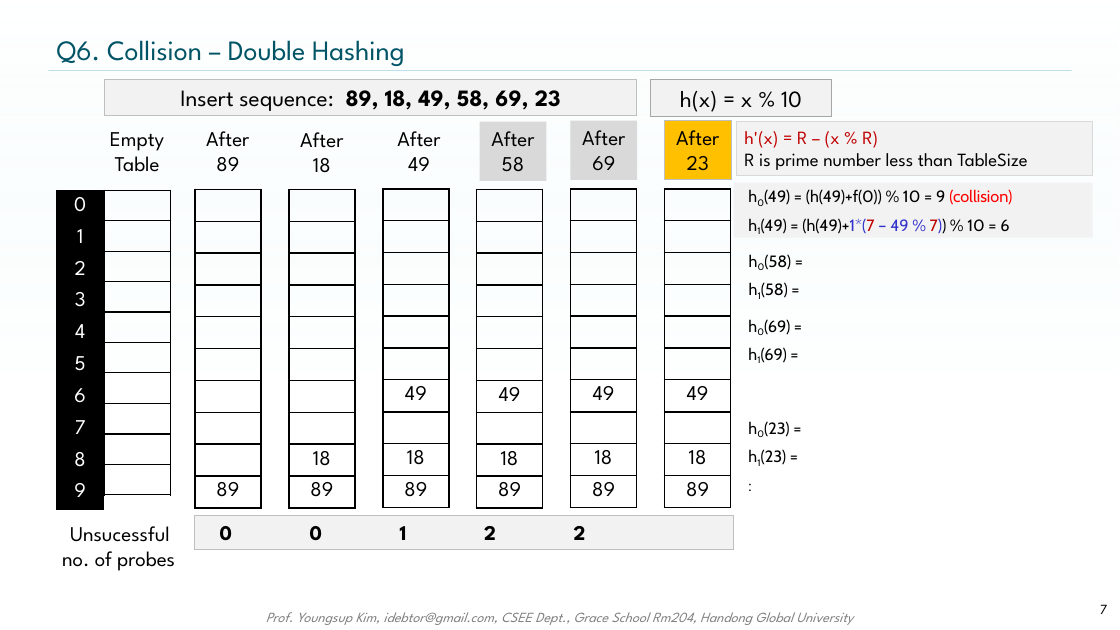
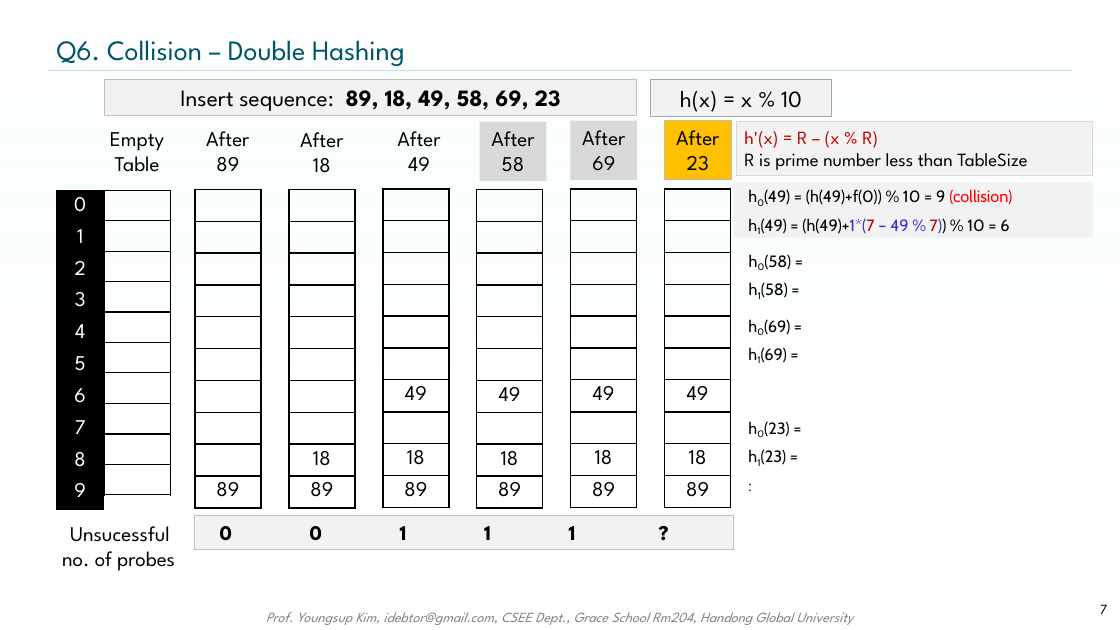
Before and after one commit to idebtor/nowic, a slide deck: slide 7 of ppts/08-1 HashingFinal.pptx. Drawn at 1120x630 pixels with LibreOffice and Linux fonts; fonts in the diff are those of the drawing; background and template pictures are left out. Boxes give left, top, right and bottom in pixels: in the first picture for what was removed or moved away, otherwise in the second. Text is boxed around its words. In the diff, an @@ line names an element or a change of style, - is before the commit and + after.

Commit message:
Update 08-1 HashingFinal.pptx
Q6. Some errors in "Unsuccessful no. of probes" are corrected.

```diff
--- a/ppts/08-1 HashingFinal.pptx
+++ b/ppts/08-1 HashingFinal.pptx
@@ text in rectangle at <box>220,526,576,541</box>: text changed @@
-0 0 1 2 2
+0 0 1 1 1 ?
```
Also in this commit, not shown: 1 other slide changed.
